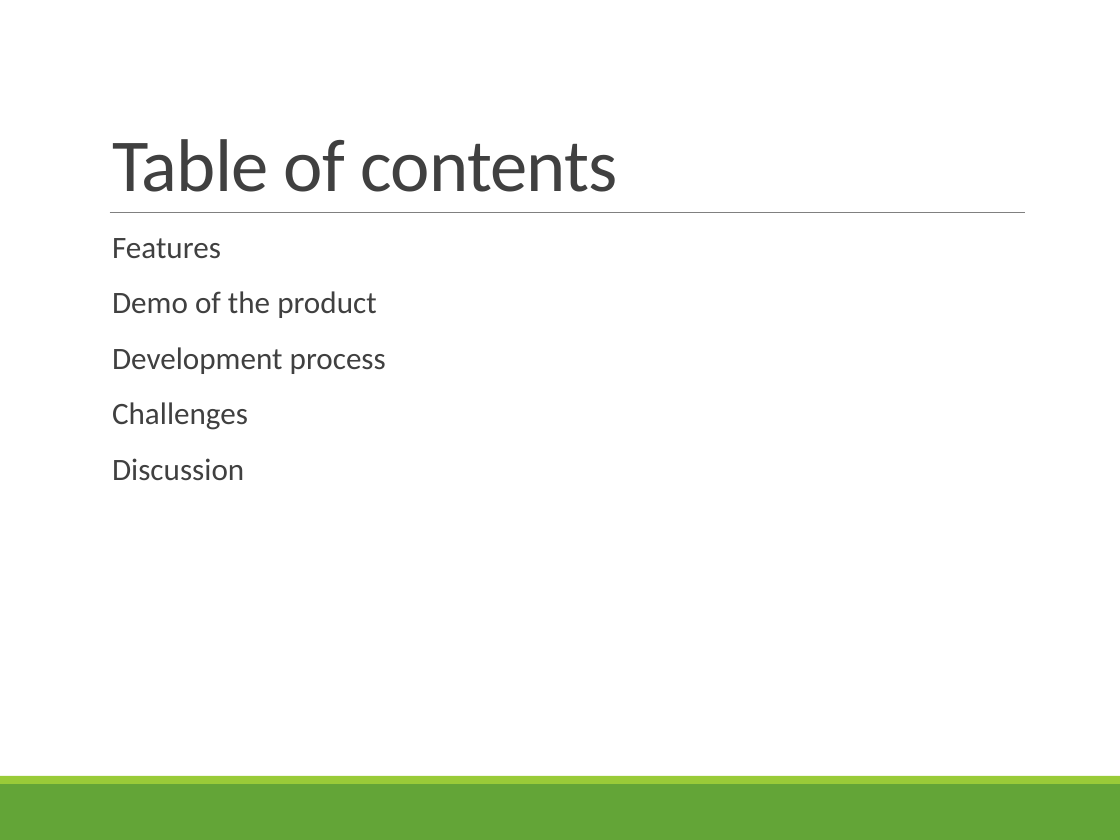
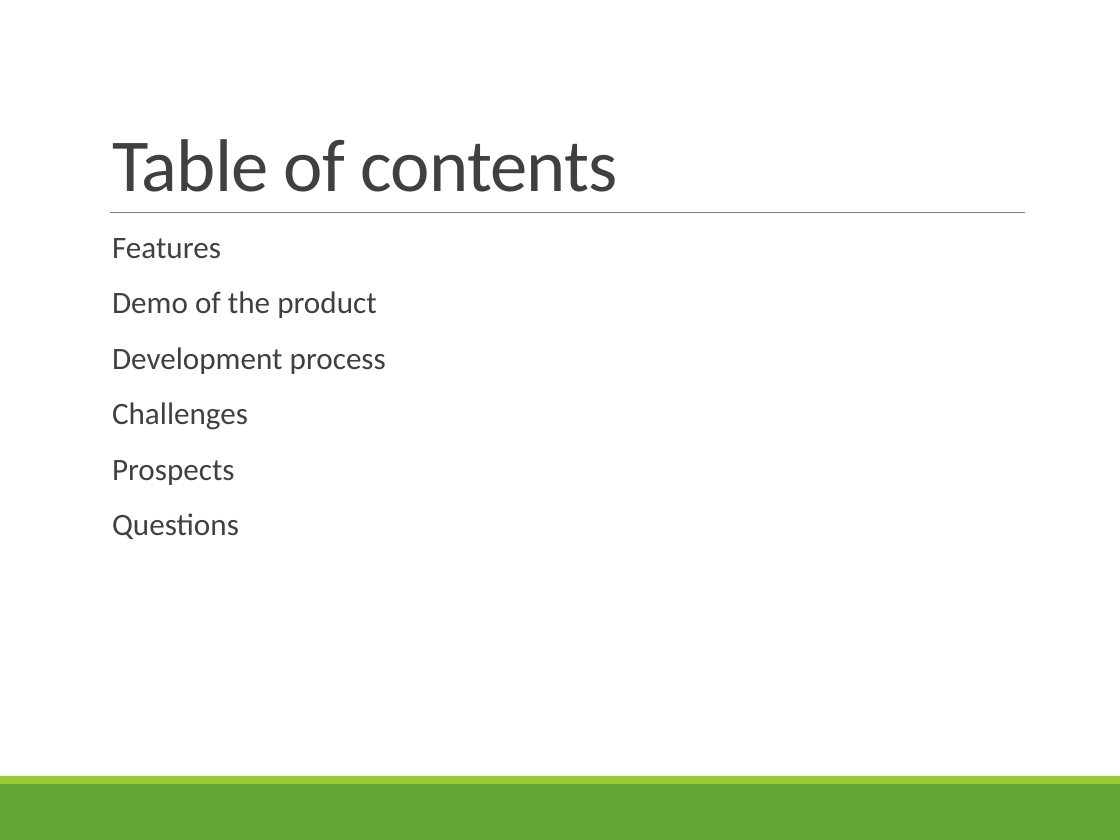
Before and after one commit to scg-unibe-ch/ese2016-team3, a slide deck: slide 2 of presentation/presentation.pptx. Drawn at 1120x840 pixels with LibreOffice and Linux fonts; fonts in the diff are those of the drawing. Boxes give left, top, right and bottom in pixels: in the first picture for what was removed or moved away, otherwise in the second. Text is boxed around its words. In the diff, an @@ line names an element or a change of style, - is before the commit and + after.

```diff
--- a/presentation/presentation.pptx
+++ b/presentation/presentation.pptx
@@ text at box(112, 460, 239, 539): text changed @@
-  Discussion
+  Prospects
+  Questions
```
Also in this commit, not shown: 3 slides added.
